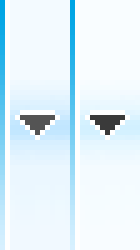
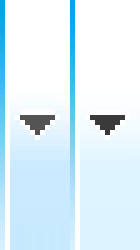
The second 140×250 image is a revision of the first. Changes to its layers:
painted on "bg-gradient" (1st of 2, in "btn-over") over [80, 0, 140, 250]
painted on "bg-gradient" (2nd of 2, in "btn-normal") over [10, 0, 70, 250]
